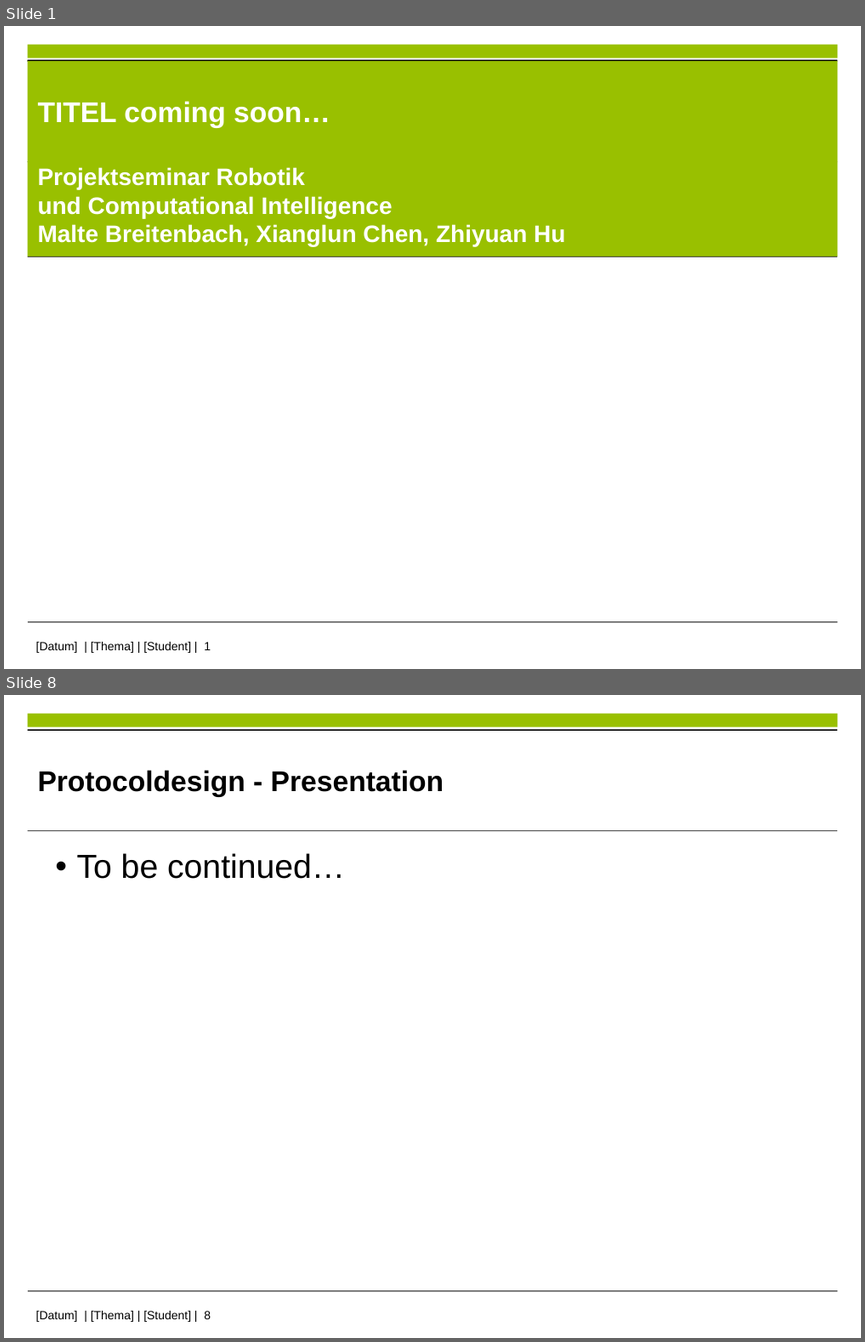
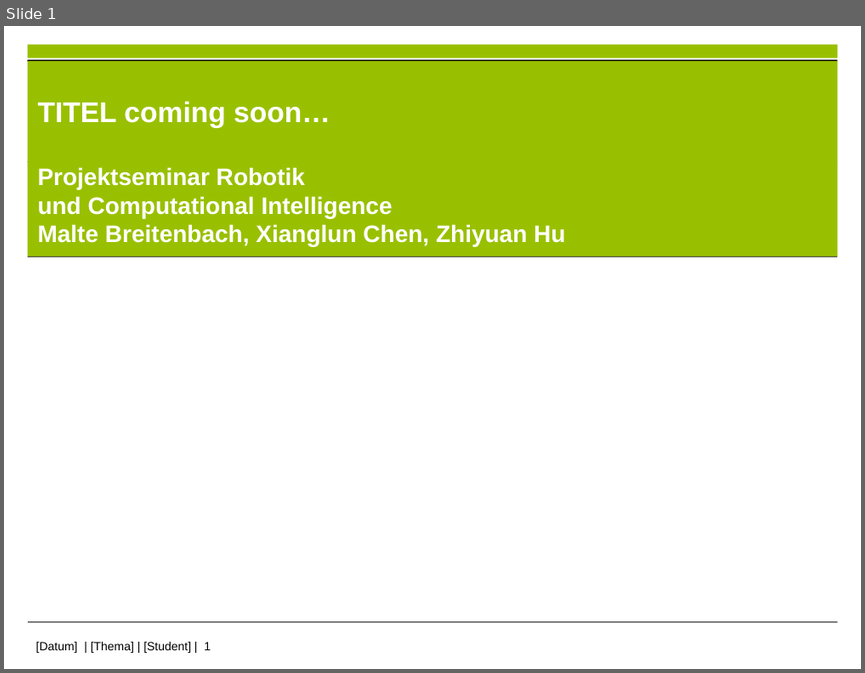
Before and after one commit to im-Kitsch/RMR_sensor_fusion, a slide deck: data/presentation/PS_presentation.pptx. Shown one above the other, each under a label of ours: slides 1 and 8 before the commit, slide 1 after it; the slides between them are not shown. The pictures are 865x1342 and 865x673 pixels, drawn with LibreOffice and Linux fonts; fonts in the diff are those of the drawing; background and template pictures are left out. Boxes give left, top, right and bottom in pixels: in the first picture for what was removed or moved away, otherwise in the second. Text is boxed around its words. In the diff, an @@ line names an element or a change of style, - is before the commit and + after.

```diff
--- a/data/presentation/PS_presentation.pptx
+++ b/data/presentation/PS_presentation.pptx
@@ slide 8 removed at [4, 695, 861, 1338], background #FFFFFF; not listed: 5 template elements that a slide beside it also shows @@
@@ text removed at [38, 770, 443, 797] @@
-Protocoldesign - Presentation
@@ text removed at [77, 853, 345, 879] @@
-• To be continued…
```
Also in this commit, not shown: 7 slides changed.
